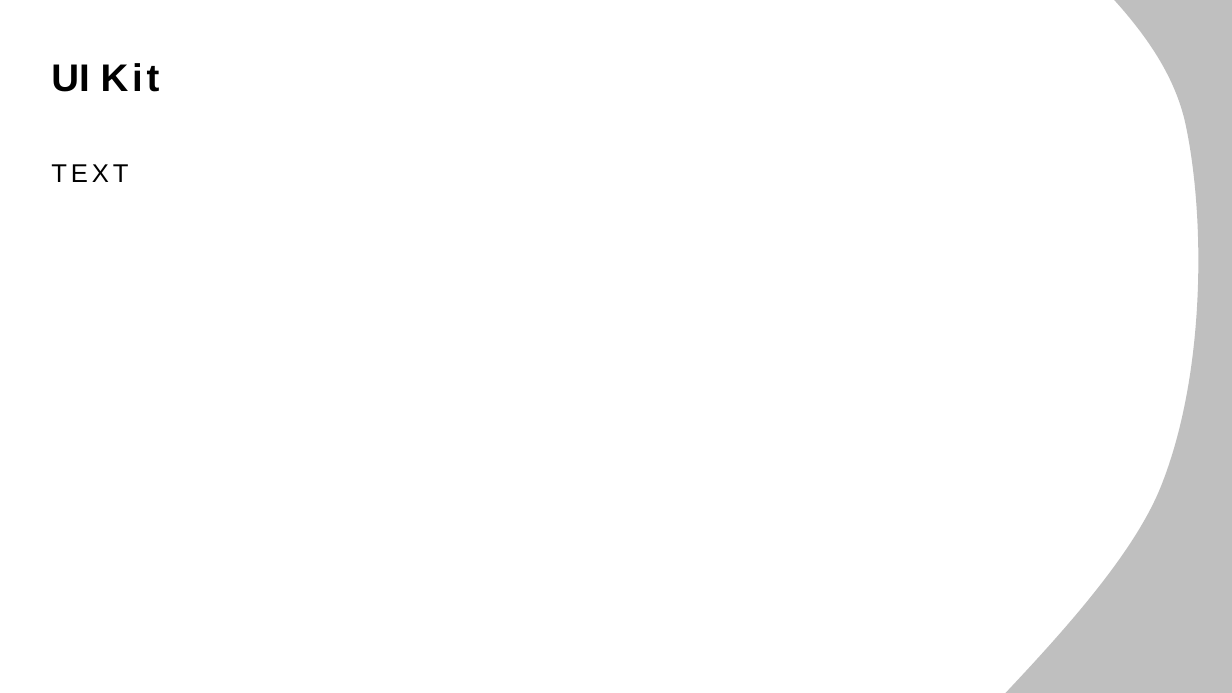
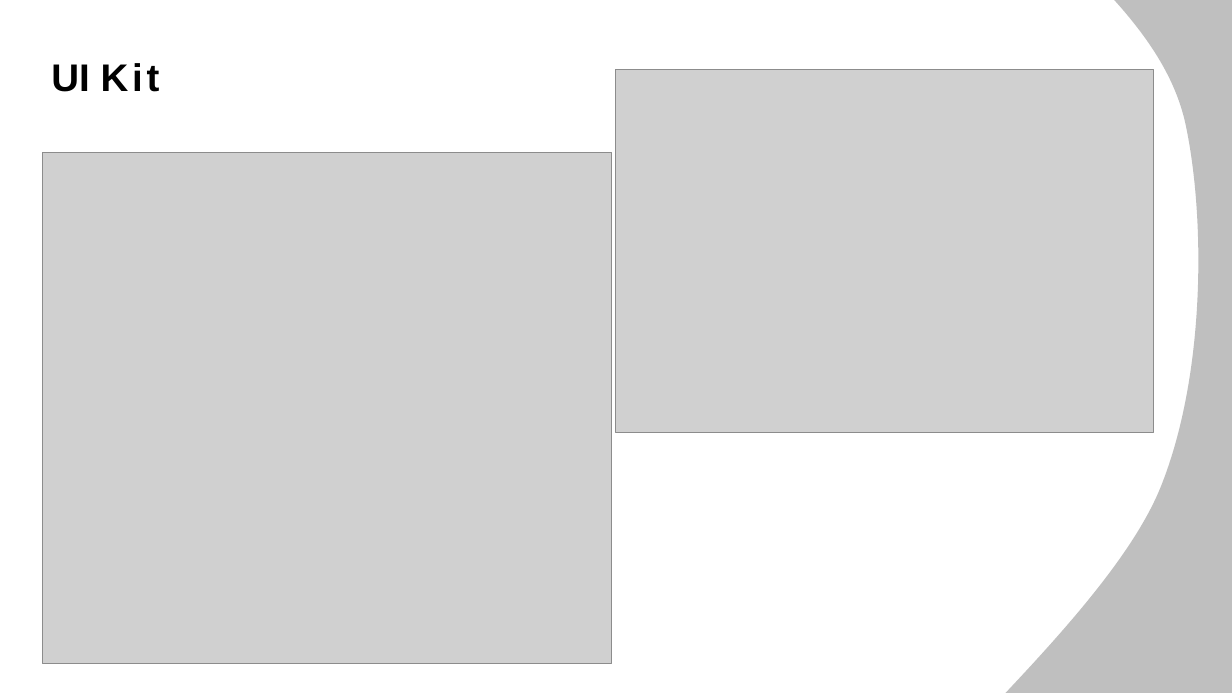
Before and after one commit to Adrien-Ray/visualtgr, a slide deck: slide 8 of design/AD/dossier-conception/dossier-conception.pptx (slide 9 before the commit). Drawn at 1232x693 pixels with LibreOffice and Linux fonts; fonts in the diff are those of the drawing; grey boxes stand for pictures. Boxes give left, top, right and bottom in pixels: in the first picture for what was removed or moved away, otherwise in the second. Text is boxed around its words. In the diff, an @@ line names an element or a change of style, - is before the commit and + after.

```diff
--- a/design/AD/dossier-conception/dossier-conception.pptx
+++ b/design/AD/dossier-conception/dossier-conception.pptx
@@ picture added at box(616, 69, 1153, 433) @@
@@ picture added at box(43, 152, 612, 664) @@
@@ text removed at box(51, 164, 128, 182) @@
-TEXT
```
Also in this commit, not shown: 8 other slides changed, 3 slides removed, 5 other files.
